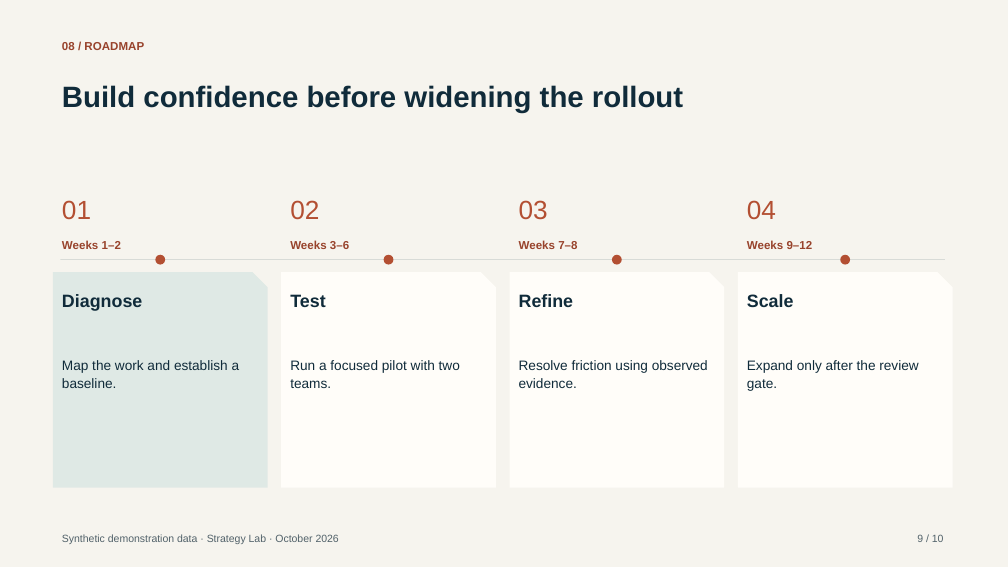
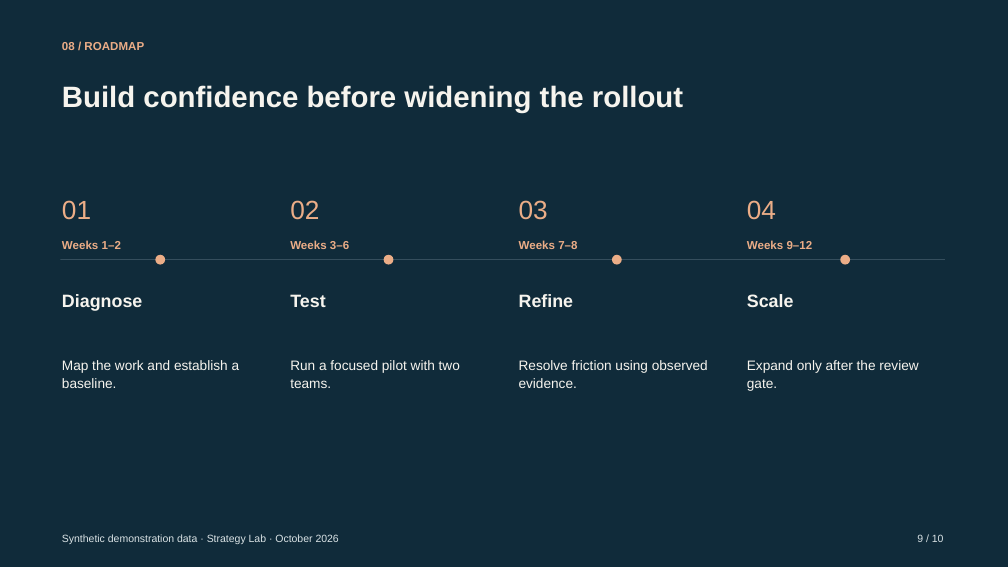
Before and after one commit to hustcer/pptx-nova, a slide deck: slide 9 of pptx-nova/assets/examples/deckkits/consulting-dark/deck.pptx. Drawn at 1008x567 pixels with LibreOffice and Linux fonts; fonts in the diff are those of the drawing. Boxes give left, top, right and bottom in pixels: in the first picture for what was removed or moved away, otherwise in the second. Text is boxed around its words. In the diff, an @@ line names an element or a change of style, - is before the commit and + after.

Commit message:
feat(pptx-nova): refine consulting-dark into a cohesive dark theme
- Apply navy canvases, warm-white typography and restrained copper/teal accents across all ten roles and twenty layouts.
- Replace repeated folded-corner panels with open evidence structures; fix output-group bounds and layering in both flow directions.
- Synchronize design tokens, chart capacity, schema projections, refurbishment aliases, catalog metadata and curated PPTX previews for version 2.1.0.
- Add regression coverage and record validation: 267 targeted tests, three benchmarks, 34 canonical page reviews, native clean-open and public audit passed.
- Preserve source text, native tables, chart data and the embedded workbook; document the unrelated existing just-list test failure in the full suite.

```diff
--- a/pptx-nova/assets/examples/deckkits/consulting-dark/deck.pptx
+++ b/pptx-nova/assets/examples/deckkits/consulting-dark/deck.pptx
@@ background #F6F4EE to #102B3A @@
@@ text colour #B34F32 to #EBAD87 in 4 elements at <box>62,200,91,220</box>, <box>290,200,319,220</box>, <box>519,200,548,220</box>, <box>747,200,776,220</box> @@
@@ text colour #98432C to #EBAD87 in 5 elements at <box>62,42,144,50</box>, <box>62,240,121,249</box>, <box>290,240,349,249</box>, <box>519,240,577,249</box>, <box>747,240,813,249</box> @@
@@ rectangle at <box>60,259,945,260</box>: fill #C8CFCC to #4A6270 @@
@@ fill #B34F32 to #EBAD87 in 4 elements at <box>156,255,166,265</box>, <box>383,255,393,265</box>, <box>612,255,622,265</box>, <box>841,255,851,265</box> @@
@@ freeform shape removed at <box>53,272,268,488</box> @@
@@ freeform shape removed at <box>281,272,496,488</box> @@
@@ freeform shape removed at <box>510,272,724,488</box> @@
@@ freeform shape removed at <box>738,272,953,488</box> @@
@@ text colour #102B3A to #F6F4EE in 9 elements at <box>62,85,683,112</box>, <box>62,294,142,311</box>, <box>62,360,240,388</box>, <box>290,294,325,307</box>, <box>290,360,460,388</box>, <box>519,294,574,307</box>, <box>519,360,708,388</box>, <box>747,294,794,307</box>, <box>747,360,918,391</box> @@
@@ text "Synthetic demonstration data · Strategy ..." at <box>62,534,339,544</box>: text colour #52626A to #D9E2E4 @@
@@ text "9 / 10" at <box>917,534,944,542</box>: text colour #52626A to #D9E2E4 @@
```
Also in this commit, not shown: 9 other slides changed, 24 other files.
